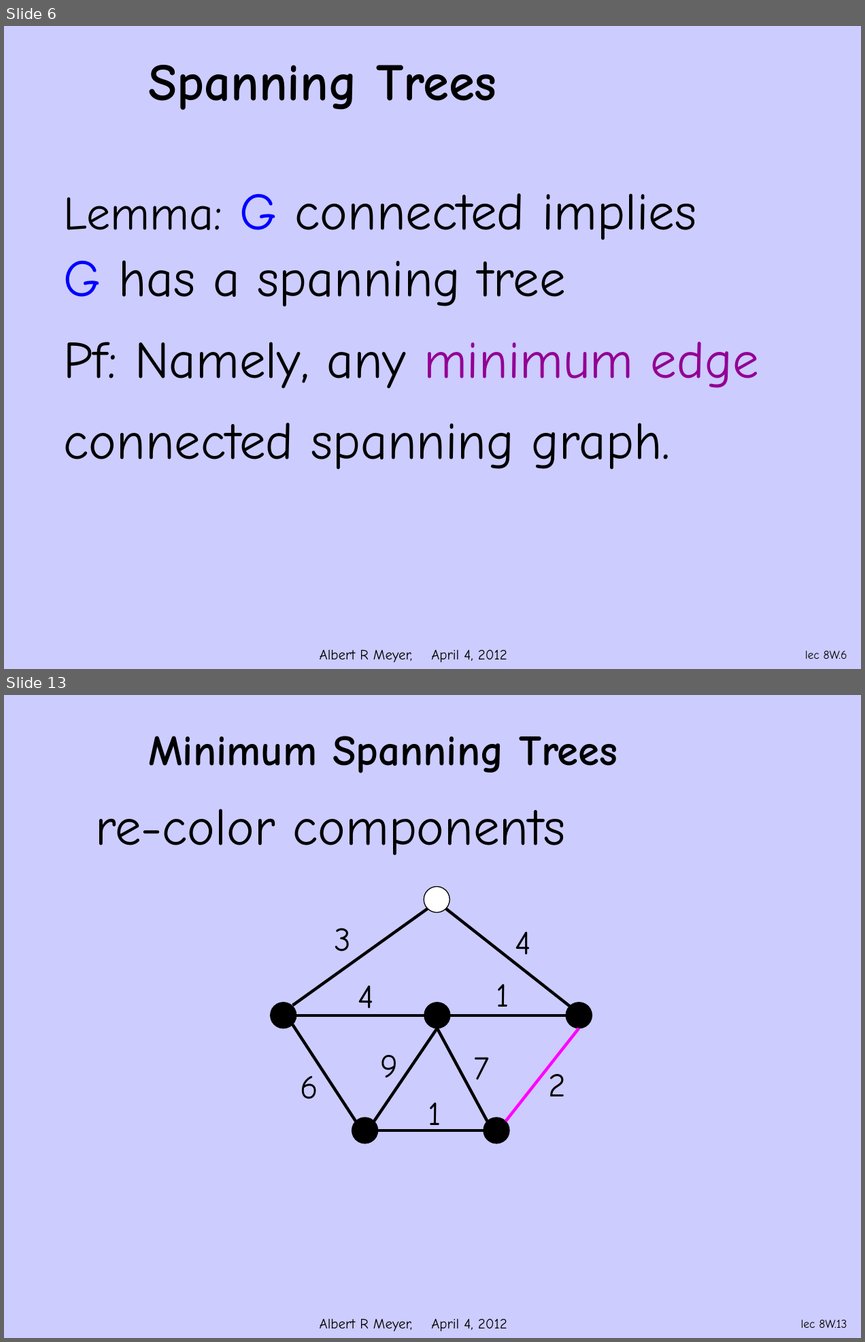
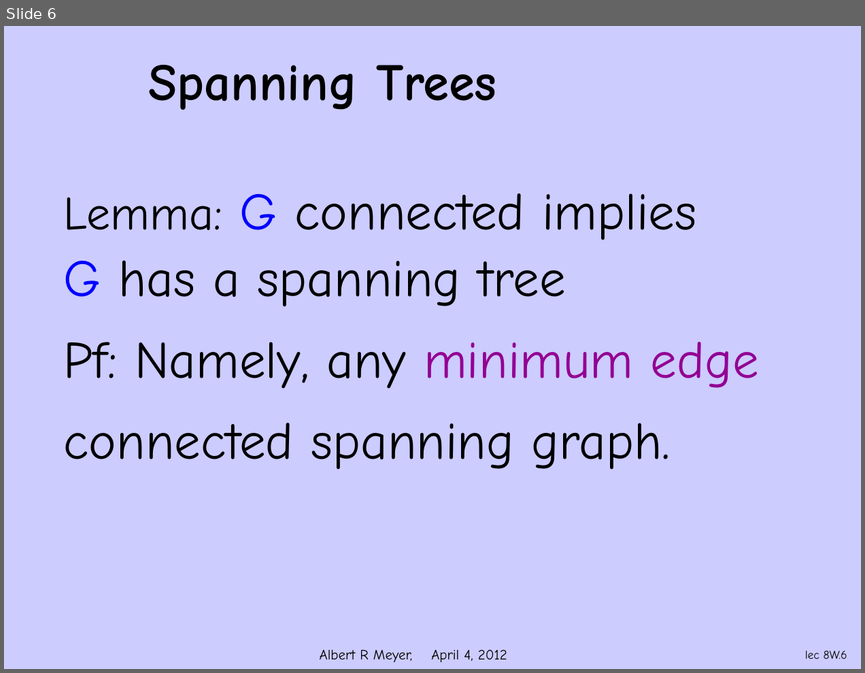
Before and after one commit to armeyer/mcs_web, a slide deck: spring12/slidesS12/trees-spanning.pptx. Shown one above the other, each under a label of ours: slides 6 and 13 before the commit, slide 6 after it; the slides between them are not shown. The pictures are 865x1342 and 865x673 pixels, drawn with LibreOffice and Linux fonts; fonts in the diff are those of the drawing; background and template pictures are left out. Boxes give left, top, right and bottom in pixels: in the first picture for what was removed or moved away, otherwise in the second. Text is boxed around its words. In the diff, an @@ line names an element or a change of style, - is before the commit and + after.

Commit message:
split trees-spanning.pptx at trees-minimum.pptx

```diff
--- a/spring12/slidesS12/trees-spanning.pptx
+++ b/spring12/slidesS12/trees-spanning.pptx
@@ slide 13 removed at [4, 695, 861, 1338], background #CCCCFF; not listed: 1 template element that a slide beside it also shows @@
@@ title removed at [148, 736, 617, 773] @@
-Minimum Spanning Trees
@@ text removed at [95, 809, 566, 855] @@
-re-color components
@@ ellipse removed at [424, 886, 449, 912] @@
@@ line removed from (427, 909) to (293, 1005) @@
@@ line removed from (446, 909) to (570, 1006) @@
@@ text removed at [334, 928, 351, 951] @@
-3
@@ text removed at [515, 932, 532, 964] @@
-4
@@ text removed at [358, 985, 375, 1017] @@
-4
@@ text removed at [496, 984, 509, 1017] @@
-1
@@ ellipse removed at [271, 1002, 296, 1028] @@
@@ line removed from (296, 1015) to (424, 1015) @@
@@ ellipse removed at [424, 1002, 449, 1028] @@
@@ line removed from (450, 1015) to (566, 1015) @@
@@ ellipse removed at [566, 1002, 592, 1028] @@
@@ line removed from (356, 1121) to (293, 1024) @@
@@ line removed from (436, 1028) to (374, 1121) @@
@@ line removed from (487, 1121) to (436, 1028) @@
@@ line removed from (505, 1121) to (579, 1028) @@
@@ text removed at [380, 1055, 398, 1088] @@
-9
@@ text removed at [473, 1057, 489, 1079] @@
-7
@@ text removed at [300, 1076, 318, 1099] @@
-6
@@ text removed at [549, 1068, 566, 1096] @@
-2
@@ text removed at [428, 1102, 441, 1132] @@
-1
@@ ellipse removed at [352, 1117, 377, 1143] @@
@@ ellipse removed at [483, 1117, 509, 1143] @@
@@ line removed from (377, 1130) to (483, 1130) @@
@@ page number removed at [801, 1319, 847, 1327] @@
-lec 8W.13
```
Also in this commit, not shown: 1 slide changed, 10 other slides removed, 1 other file.
